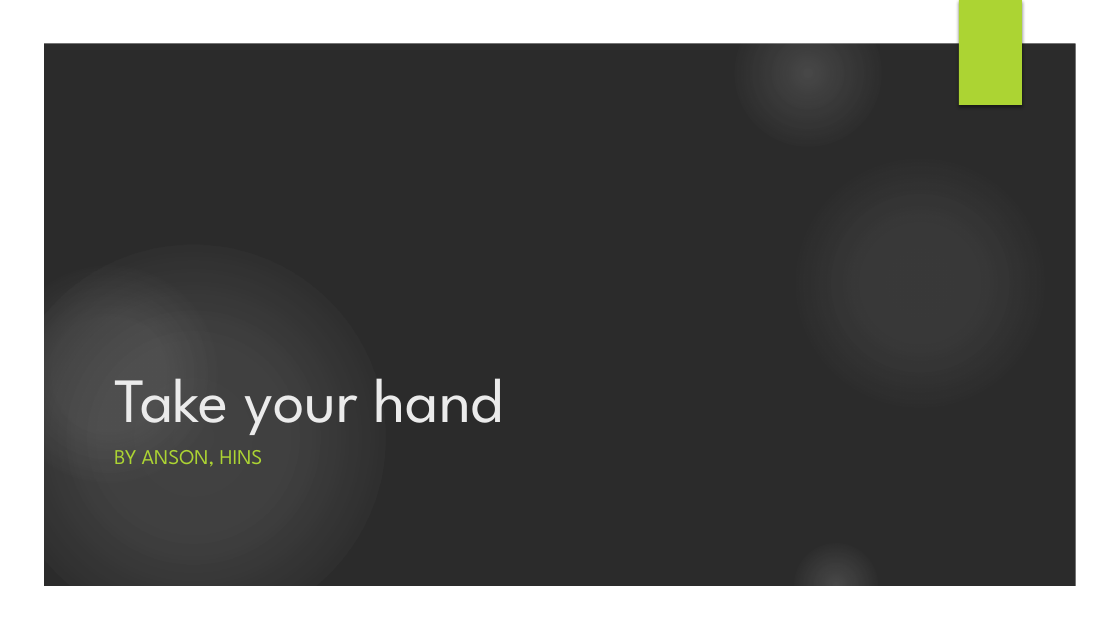
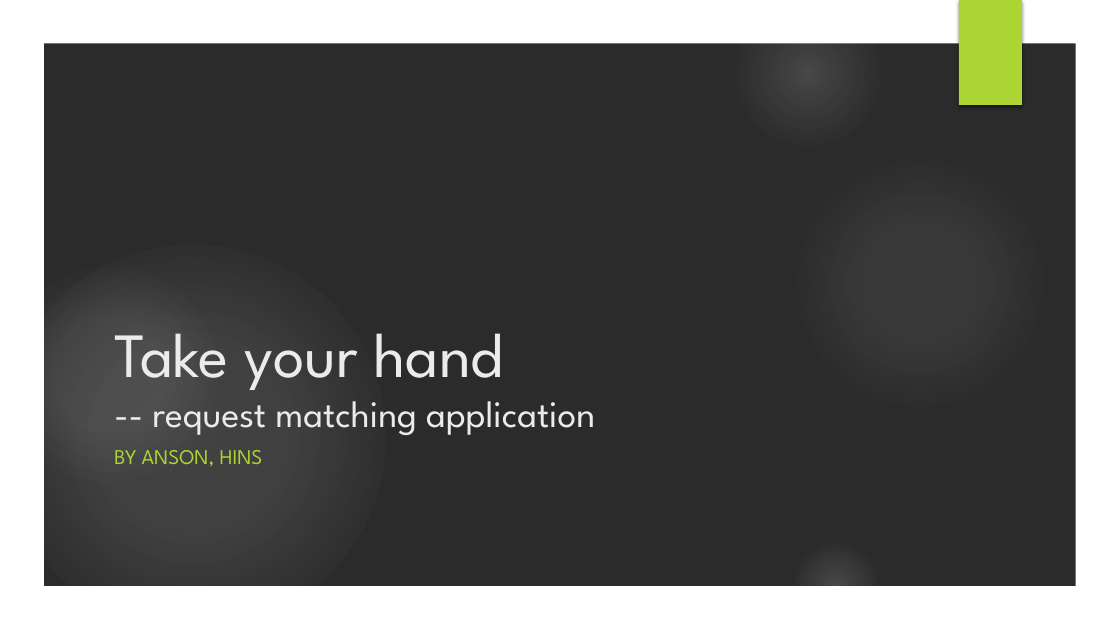
Before and after one commit to MIT-THEi-2018/Anson-Hins, a slide deck: slide 1 of Matching Request Application.pptm. Drawn at 1120x630 pixels with LibreOffice and Linux fonts; fonts in the diff are those of the drawing; background and template pictures are left out; a plain dark background stands for a picture behind light text. Boxes give left, top, right and bottom in pixels: in the first picture for what was removed or moved away, otherwise in the second. Text is boxed around its words. In the diff, an @@ line names an element or a change of style, - is before the commit and + after.

Commit message:
as

```diff
--- a/Matching Request Application.pptm
+++ b/Matching Request Application.pptm
@@ title at (114, 333, 595, 435): text changed; size 54 to 32 pt @@
-Take your hand
+Take your hand
+-- request matching application
```
Also in this commit, not shown: 1 other slide changed.
